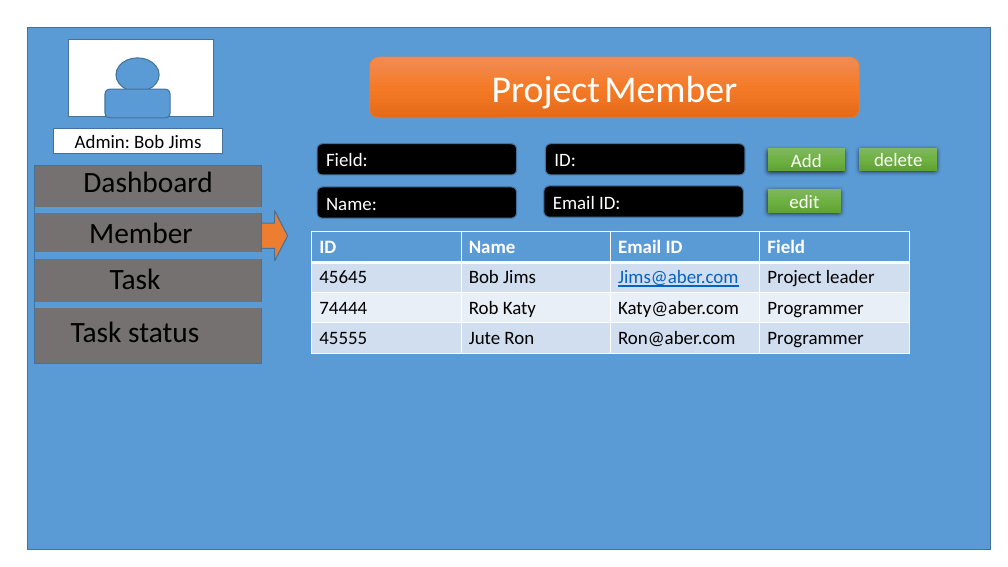
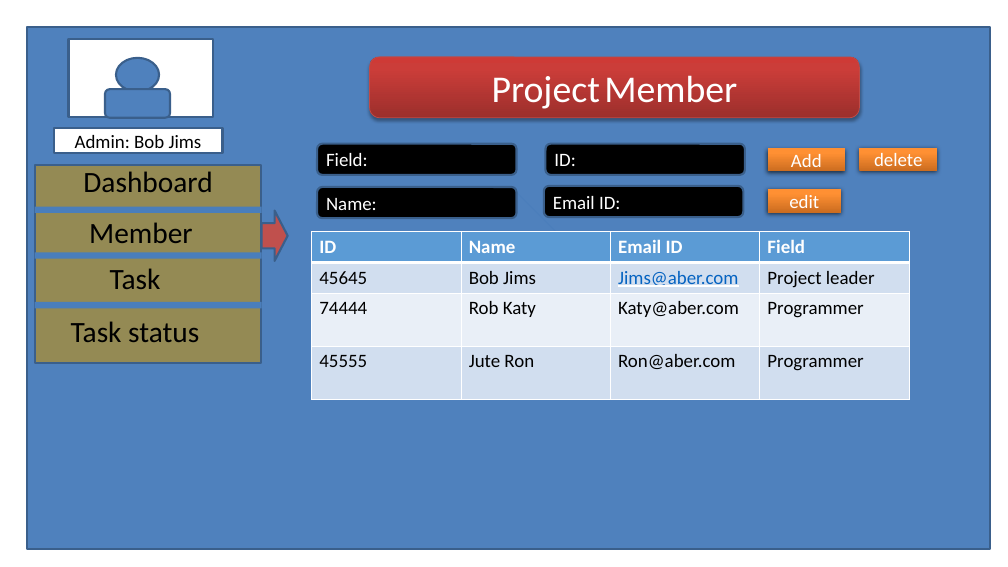
Before and after one commit to beatboxdave/Group-Project---Tasker-Group-10-, a slide deck: slide 3 of updateTask/updateTask.pptx. Drawn at 1008x567 pixels with LibreOffice and Linux fonts; fonts in the diff are those of the drawing. Boxes give left, top, right and bottom in pixels: in the first picture for what was removed or moved away, otherwise in the second. Text is boxed around its words. In the diff, an @@ line names an element or a change of style, - is before the commit and + after.

```diff
--- a/updateTask/updateTask.pptx
+++ b/updateTask/updateTask.pptx
@@ rectangle at (x1=27, y1=27, x2=991, y2=549): fill #5B9BD5 to #4F81BD; outline #43739E 1 pt to #3A5F8C 2 pt @@
@@ rectangle at (x1=69, y1=39, x2=214, y2=117): outline #43739E 1 pt to #3A5F8C 2 pt @@
@@ ellipse at (x1=116, y1=58, x2=159, y2=92): fill #5B9BD5 to #4F81BD; outline #43739E 1 pt to #3A5F8C 2 pt @@
@@ rounded rectangle "Project Member" at (x1=370, y1=57, x2=860, y2=118): fill gradient #F18C57 to #F67B28 to #E56C19 to gradient #9C2F2D to #CB3E3A to #CE3B37; outline #ED7D31 0.5 pt to #BF4C48 0.75 pt; shadow on; proportions changed @@
@@ rounded rectangle at (x1=105, y1=89, x2=170, y2=118): fill #5B9BD5 to #4F81BD; outline #43739E 1 pt to #3A5F8C 2 pt; proportions changed @@
@@ rectangle "Admin: Bob Jims" at (x1=54, y1=128, x2=222, y2=153): outline #43739E 1 pt to #3A5F8C 2 pt @@
@@ outline #43739E 1 pt to #3A5F8C 2 pt; proportions changed in 4 elements at (x1=317, y1=187, x2=516, y2=218), (x1=317, y1=144, x2=516, y2=175), (x1=544, y1=186, x2=743, y2=217), (x1=546, y1=144, x2=746, y2=175) @@
@@ rectangle at (x1=35, y1=165, x2=262, y2=363): fill #767171 to #948A54; outline #43739E 1 pt to #3A5F8C 2 pt @@
@@ line (35, 209) - (262, 209): stroke #5B9BD5 6 pt to #4B7EBC 6.01 pt @@
@@ line (515, 190) - (591, 265): stroke #5B9BD5 0.5 pt to #4B7EBC 0.75 pt @@
@@ fill gradient #81B861 to #6FB242 to #62A336 to gradient #CC6E20 to #FF9034 to #FF9136 in 3 elements at (x1=860, y1=148, x2=938, y2=171), (x1=768, y1=148, x2=845, y2=171), (x1=768, y1=189, x2=841, y2=212) @@
@@ right arrow at (x1=262, y1=211, x2=288, y2=262): fill #ED7D31 to #C0504D; outline #43739E 1 pt to #3A5F8C 2 pt; proportions changed @@
@@ table at (x1=312, y1=232, x2=911, y2=375) @@
@@ fill #D2DEEF to #D1DEEF in 8 cells @@
@@ fill #EAEFF7 to #E9EFF7 in row 3 @@
@@ borders changed @@
@@ line (35, 256) - (262, 256): stroke #5B9BD5 6 pt to #4B7EBC 6.01 pt @@
@@ line (35, 306) - (262, 306): stroke #5B9BD5 6 pt to #4B7EBC 6.01 pt @@
@@ line (350, 395) - (389, 364): stroke #5B9BD5 0.5 pt to #4B7EBC 0.75 pt @@
```
Also in this commit, not shown: 8 other slides changed, 4 other files.
